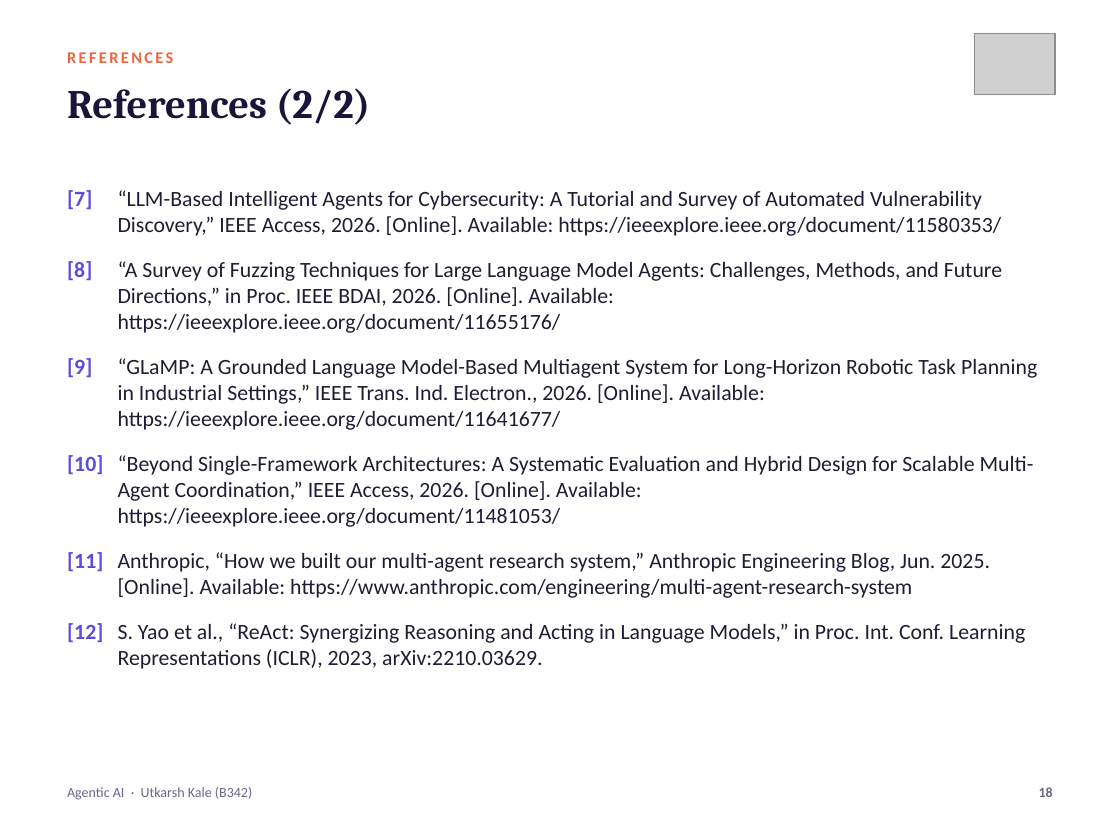
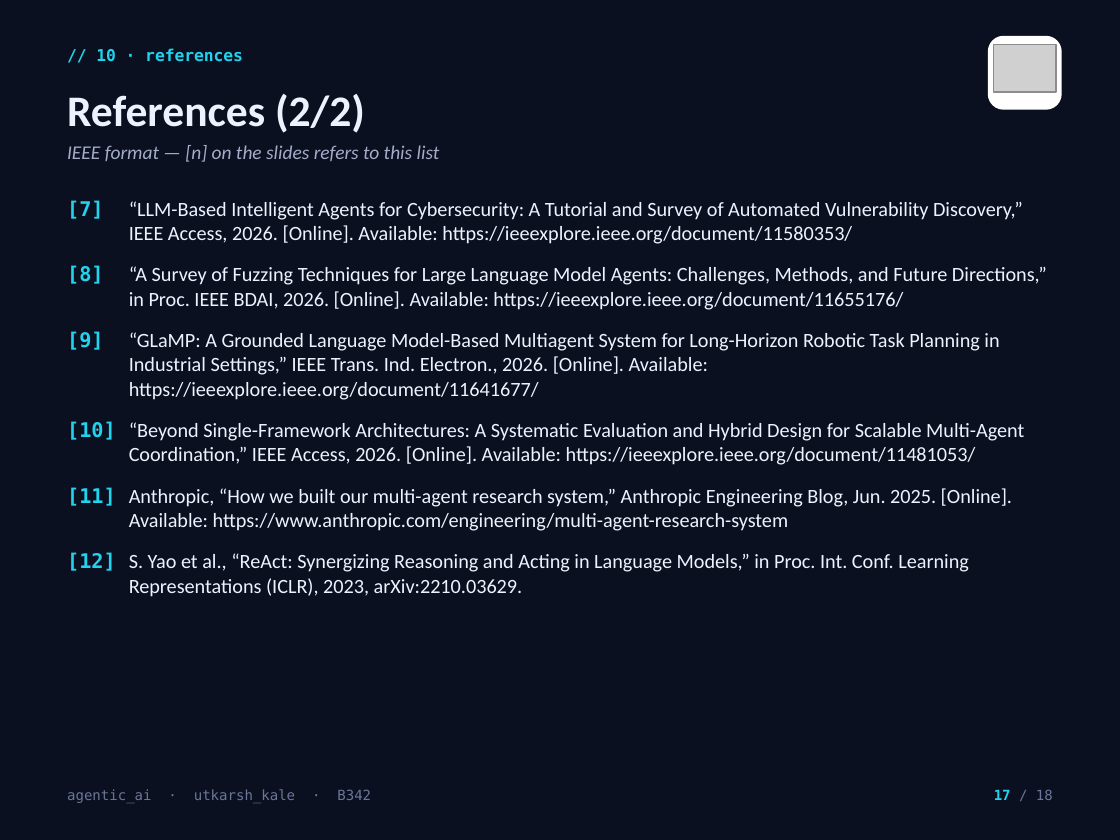
Before and after one commit to UtkarshKale/Cooga, a slide deck: slide 17 of seminar-ppt/Seminar_PPT_Agentic_AI_B342_Utkarsh_Kale.pptx (slide 18 before the commit). Drawn at 1120x840 pixels with LibreOffice and Linux fonts; fonts in the diff are those of the drawing; grey boxes stand for pictures; background and template pictures are left out. Boxes give left, top, right and bottom in pixels: in the first picture for what was removed or moved away, otherwise in the second. Text is boxed around its words. In the diff, an @@ line names an element or a change of style, - is before the commit and + after.

```diff
--- a/seminar-ppt/Seminar_PPT_Agentic_AI_B342_Utkarsh_Kale.pptx
+++ b/seminar-ppt/Seminar_PPT_Agentic_AI_B342_Utkarsh_Kale.pptx
@@ background #FFFFFF to picture (left out) @@
@@ text at <box>96,48,243,62</box>: text changed; font Calibri to DejaVu Sans Mono; text colour #F2643D to #22D3EE @@
-REFERENCES
+// 10 · references
@@ rounded rectangle added at <box>988,36,1062,110</box>, fill #FFFFFF @@
@@ picture: place and size @@
-picture at <box>974,34,1055,94</box>
+picture at <box>993,45,1056,92</box>
@@ text "References (2/2)" at <box>67,94,365,133</box>: size 26 to 28 pt, font Cambria to Calibri, text colour #17153A to #EEF2FF; vertical alignment top to middle @@
@@ text added at <box>67,145,440,162</box>, 12.5 pt, text #A3ADC8, italic @@
+IEEE format — [n] on the slides refers to this list
@@ text "[7] “LLM-Based Intelligent Agents for ...": place and size @@
-text "[7] “LLM-Based Intelligent Agents for ..." at <box>67,190,1037,669</box>
+text "[7] “LLM-Based Intelligent Agents for ..." at <box>67,200,1047,597</box>
@@ text "[7] “LLM-Based Intelligent Agents for ..." at <box>67,200,1047,597</box>: size 14 to 13 pt, text colour #1F1D33 to #EEF2FF; font Calibri to DejaVu Sans Mono, text colour #5B4CDB to #22D3EE in "[7]", "[8]", "[9]", "[10]" and 2 more places; indent changed; less space between paragraphs @@
@@ text at <box>67,789,371,803</box>: text changed; font Calibri to DejaVu Sans Mono; text colour #6A6886 to #6B7699 @@
-Agentic AI · Utkarsh Kale (B342)
+agentic_ai · utkarsh_kale · B342
@@ page number at <box>994,789,1053,800</box>: text changed; font Calibri to DejaVu Sans Mono; text colour #6A6886 to #6B7699; bold off @@
-18
+17 / 18
```
Also in this commit, not shown: 16 other slides changed, 1 slide added, 2 slides removed, 5 other files.
